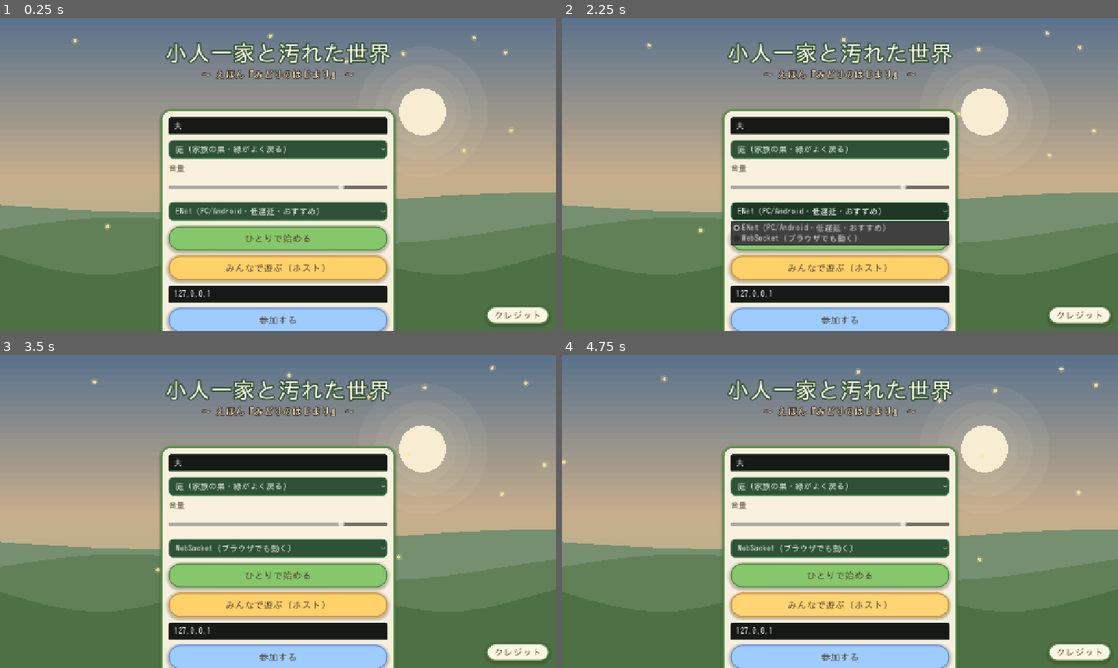
Above: before the commit, frames 1-4 (two rows, left to right).
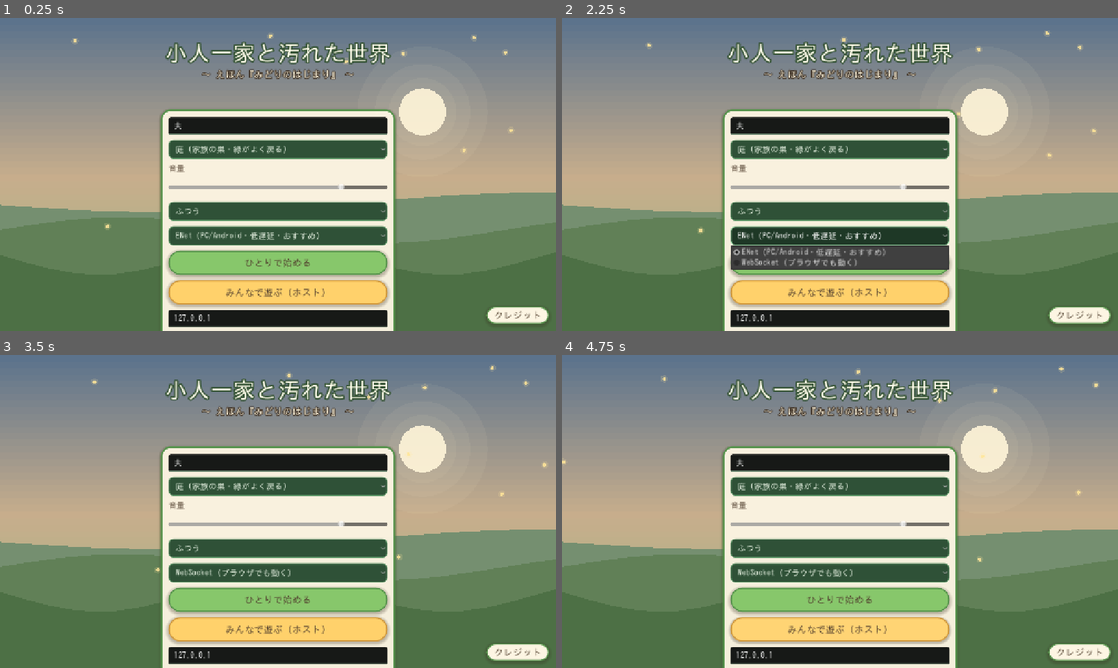
Above: after the commit, the same moments.

Repository: amami-cell/susabiyu-ig-auto
Game: Godot game, scene res://scenes/main.tscn
Same seed, same stepped clock (60 frames per second), same inputs: the game is played once before the commit and once after it.
Inputs (mouse positions are in pixels of both pictures, inside the frame that each line leads up to):
- Up to frame 1 (0.25 s): no input
- Up to frame 2 (2.25 s): click (840, 212) at 0.5 s, where only the run after the commit has a clickable "ふつう"; click "庭（家族の巣・緑がよく戻る）" at 1.25 s; click "ENet（PC/Android・低遅延・おすすめ）" at 2 s
- Up to frame 3 (3.5 s): click "ひとりで始める" at 2.75 s
- Up to frame 4 (4.75 s): click "WebSocket（ブラウザでも動く）" at 3.5 s; click "みんなで遊ぶ（ホスト）" at 4.25 s

The runs differ from the first frame. In frame 1, 13% of the frame differs, in the area x 30-70%, y 60-100%; in frame 2, 16%, in the area x 30-70%, y 58-100%; in frame 3, 13%; in frame 4, 13%.

Commit message:
任意の磨き：協力の手応え（たすけて！ビーコン）＋難易度トグル
- ダウン中のプレイヤー頭上に「たすけて！」ビーコンを表示（全員の画面・ふわふわ）。
  相方/なかまが近づくと復活が速まる(既存)＝“助けに行く”協力の合図が視覚化。
- むずかしさトグルをロビーに追加：やさしい(0.6)/ふつう(1.0)/つよい(1.5)。
  敵の攻撃力の倍率のみ変える（HPは据え置き＝バー表示を壊さない・サーバ権威で適用）。
  お子さん向けのやさしいと、クリア後の遊び直し用のつよい＝アクセシビリティ＋リプレイ性。

selftest OK（solo・ボス召喚=true）。

Co-Authored-By: Claude Opus 4.8 <noreply@anthropic.com>
Claude-Session: https://claude.ai/code/session_01Vw7YN8y4ArxBhwqv8CY4gx

Diff:
--- a/kobito-3d/autoload/net.gd
+++ b/kobito-3d/autoload/net.gd
@@ -38,6 +38,7 @@
 var force_offline := false
 var my_display_name := "夫"
 var world_biome := "garden"   # 舞台。ロビーで選ぶ（庭/遺跡）。ホストが決めて全員に配る
+var difficulty := 1.0         # 敵の攻撃力の倍率（やさしい0.6/ふつう1.0/つよい1.5）。サーバ基準
 var is_online := false
 
 ## peer_id -> { "name": String, "role": int }
--- a/kobito-3d/scenes/actors/bug.gd
+++ b/kobito-3d/scenes/actors/bug.gd
@@ -232,7 +232,10 @@
 			_attack_cd = stats.attack_interval
 			rpc("_remote_lunge")   # 見た目：噛みつきの予備動作＋赤フラッシュ
 			if _target.has_method("apply_damage"):
-				_target.rpc("apply_damage", stats.attack_power)
+				# 難易度で敵の攻撃力を調整（やさしい=弱く/つよい=強く）。HPは据え置き＝
+				# バー表示が壊れない。サーバ権威なので Net.difficulty はサーバ基準でよい。
+				var dmg := maxi(1, int(round(stats.attack_power * Net.difficulty)))
+				_target.rpc("apply_damage", dmg)
 
 	# 叩かれた勢い（ノックバック）を上乗せして減衰＝弾き飛ぶ手応え
 	velocity.x += _knockback.x
--- a/kobito-3d/scenes/actors/player.gd
+++ b/kobito-3d/scenes/actors/player.gd
@@ -63,6 +63,7 @@
 
 @onready var _body: MeshInstance3D = $Body
 @onready var _label: Label3D = $NameLabel
+var _help_label: Label3D = null   # ダウン中の「たすけて！」
 @onready var _cam_rig: Node3D = $CamRig
 @onready var _camera: Camera3D = $CamRig/Camera3D
 @onready var _grab_area: Area3D = $GrabArea
@@ -106,6 +107,22 @@
 		else:
 			KobitoLook.decorate(_body, _base_color, true, "adult", style_name)   # 親：武器を持つ
 	_label.text = pname
+
+	# ダウン中に頭上へ出す「たすけて！」ビーコン＝相方/なかまが近づくと復活が速まる
+	# （＝協力の合図）。全員の画面で見える。
+	_help_label = Label3D.new()
+	_help_label.name = "HelpLabel"
+	_help_label.text = "たすけて！"
+	_help_label.font_size = 44
+	_help_label.outline_size = 14
+	_help_label.outline_modulate = Color(0.2, 0.05, 0.05)
+	_help_label.modulate = Color(1.0, 0.85, 0.3)
+	_help_label.billboard = BaseMaterial3D.BILLBOARD_ENABLED
+	_help_label.no_depth_test = true
+	_help_label.pixel_size = 0.006
+	_help_label.position = Vector3(0.0, 1.6, 0.0)
+	_help_label.visible = false
+	add_child(_help_label)
 
 	# カメラは自分のぶんだけ。他人の小人のカメラは切っておく。
 	_camera.current = is_local
@@ -357,6 +374,10 @@
 	if is_local:
 		_follow_camera()
 	var down := state == State.DOWN
+	if _help_label != null:
+		_help_label.visible = down
+		if down:
+			_help_label.position.y = 1.6 + 0.08 * sin(_age * 5.0)   # ふわふわ＝目を引く
 	if down:
 		_body.transparency = 0.6
 	elif _invuln > 0.0:
--- a/kobito-3d/scenes/ui/lobby.gd
+++ b/kobito-3d/scenes/ui/lobby.gd
@@ -19,6 +19,7 @@
 @onready var _title_lbl: Label = $Panel/VBox/Title
 
 var _biome: OptionButton = null
+var _difficulty: OptionButton = null
 var _credits: Control = null
 var _t := 0.0
 var _seeds: Array[Vector2] = []
@@ -40,6 +41,15 @@
 	_biome.add_item("遺跡（薄暗い石の世界・石版パズル）", 1)
 	_vbox.add_child(_biome)
 	_vbox.move_child(_biome, 2)
+
+	# むずかしさ（敵の強さ）。やさしい=お子さん向け / つよい=クリア後の遊び直し。
+	_difficulty = OptionButton.new()
+	_difficulty.add_item("やさしい（のんびり）", 0)
+	_difficulty.add_item("ふつう", 1)
+	_difficulty.add_item("つよい（歯ごたえ）", 2)
+	_difficulty.selected = 1
+	_vbox.add_child(_difficulty)
+	_vbox.move_child(_difficulty, 3)
 
 	# 音量スライダー（保存される）
 	var vol_label := Label.new()
@@ -345,6 +355,8 @@
 		Net.transport = _transport.get_item_id(_transport.selected) as Net.Transport
 	if _biome != null:
 		Net.world_biome = "ruins" if _biome.selected == 1 else "garden"
+	if _difficulty != null:
+		Net.difficulty = [0.6, 1.0, 1.5][_difficulty.selected]
 
 
 func _on_continue() -> void:
